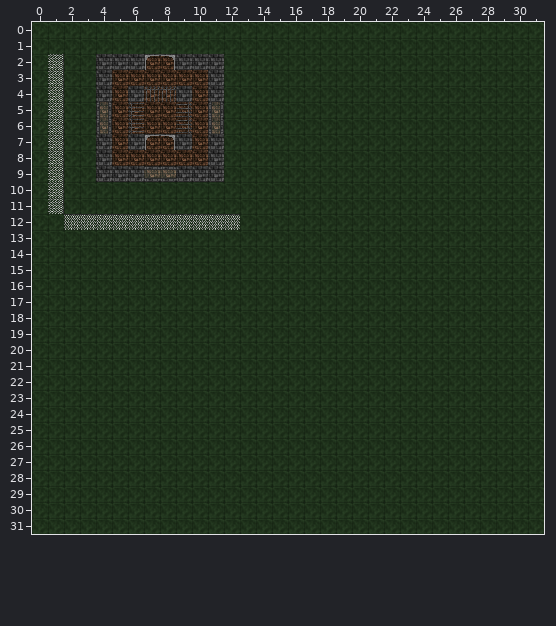
Level history. Tiled map: tools/tmx/saves/nexus.tmx. Above is the file before it was changed.
Cells are 16x16 px. Shown: x 0..31, y 0..31.
The same view after the edit:
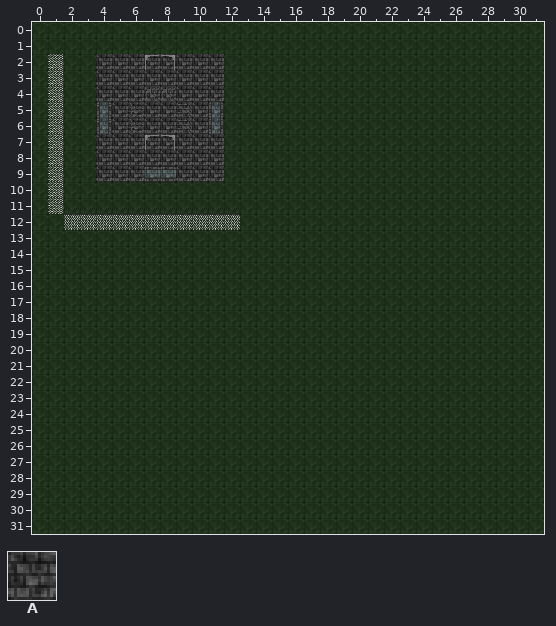
Key: from "nexus": A 2.
_ is an empty cell.
Tiles of an added or newly shown layer are drawn over the layers below it.
Changes in this commit:
Layer "ceil" (now shown):
y 2: x 7..8 __ -> AA
y 3: x 5..10 ______ -> AAAAAA
y 4: x 5 _ -> A; x 7..8 __ -> AA; x 10 _ -> A
y 5..6: x 4..11 ________ -> AAAAAAAA
y 7: x 5 _ -> A; x 7..8 __ -> AA; x 10 _ -> A
y 8: x 5..10 ______ -> AAAAAA
y 9: x 7..8 __ -> AA
Where, in picture pixels (left, top, right, bottom), the same in both pictures:
added: (100, 56, 220, 178)
